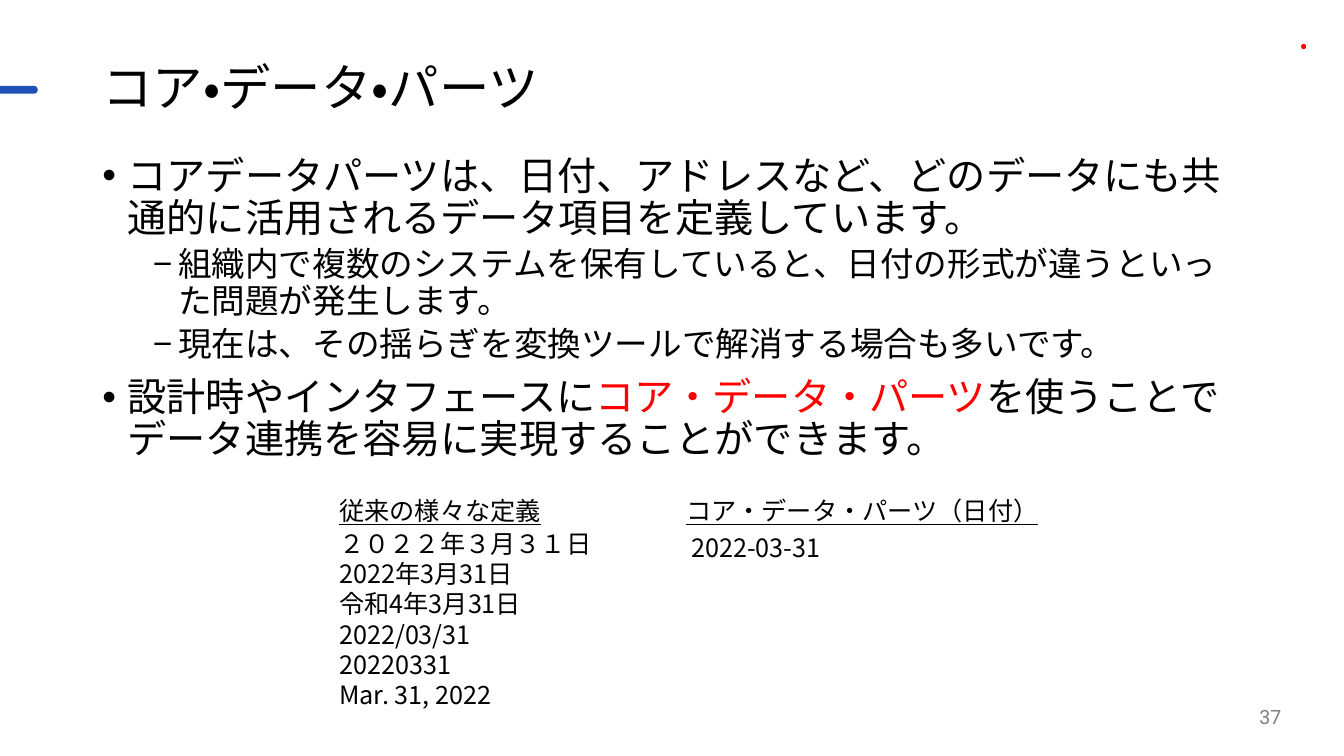
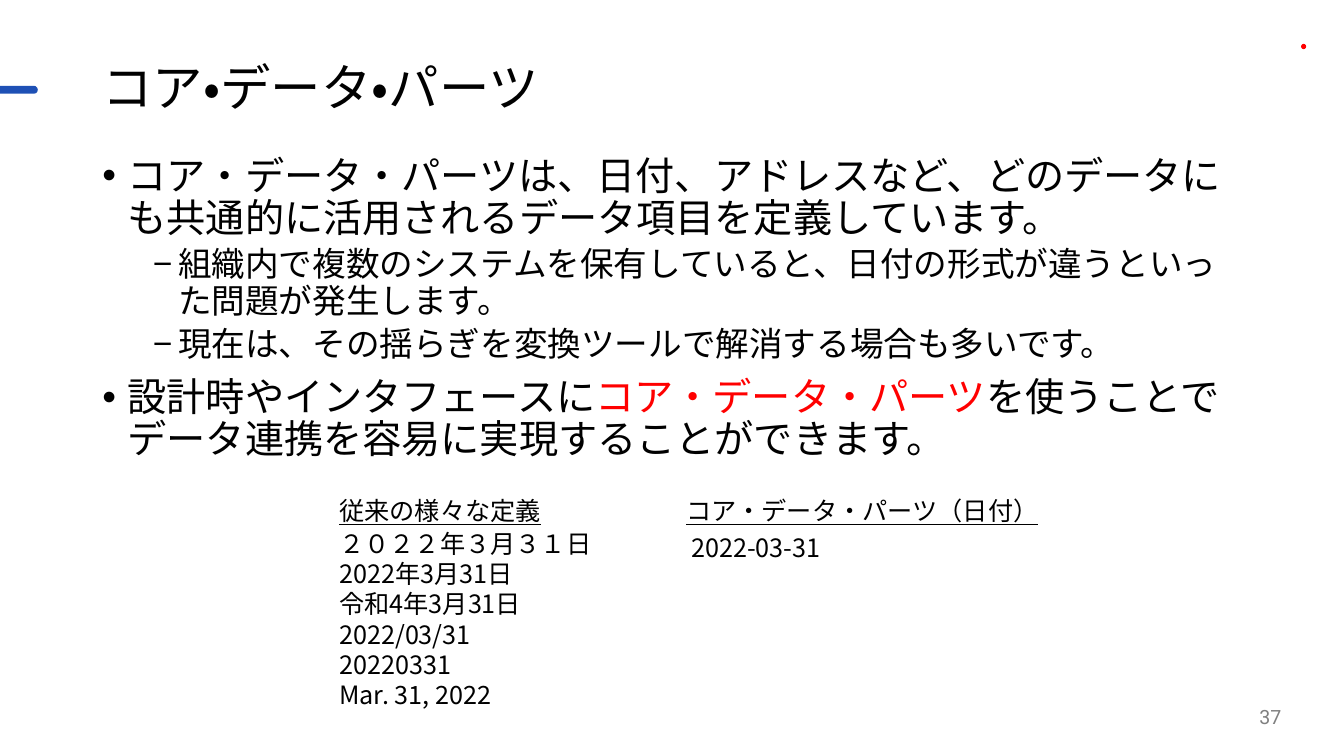
Before and after one commit to JDA-DM/GIF, a slide deck: slide 37 of 410_全体説明/412_GIF説明資料_詳細版.pptx. Drawn at 1344x756 pixels with LibreOffice and Linux fonts; fonts in the diff are those of the drawing; background and template pictures are left out. Boxes give left, top, right and bottom in pixels: in the first picture for what was removed or moved away, otherwise in the second. Text is boxed around its words. In the diff, an @@ line names an element or a change of style, - is before the commit and + after.

```diff
--- a/410_全体説明/412_GIF説明資料_詳細版.pptx
+++ b/410_全体説明/412_GIF説明資料_詳細版.pptx
@@ text at (128, 156, 1221, 235): text changed @@
-• コアデータパーツは、日付、アドレスなど、どのデータにも共通的に活用されるデータ項目を定義しています。
+• コア・データ・パーツは、日付、アドレスなど、どのデータにも共通的に活用されるデータ項目を定義しています。
```
Also in this commit, not shown: 1 other slide changed, 53 other files.
